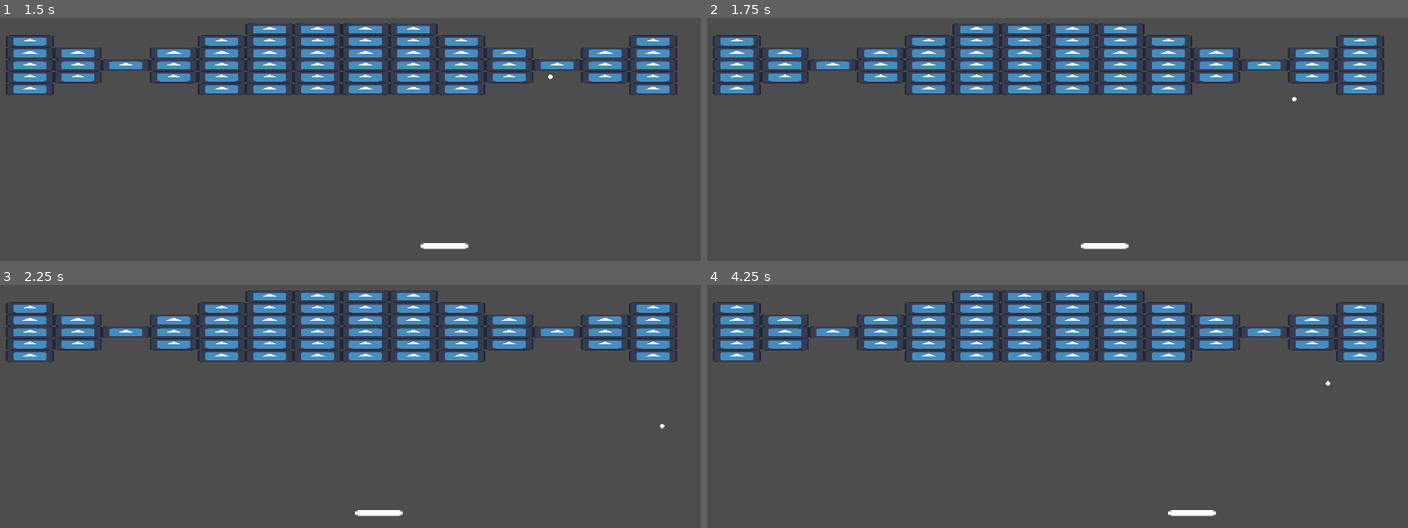
Above: before the commit, frames 1-4 (two rows, left to right).
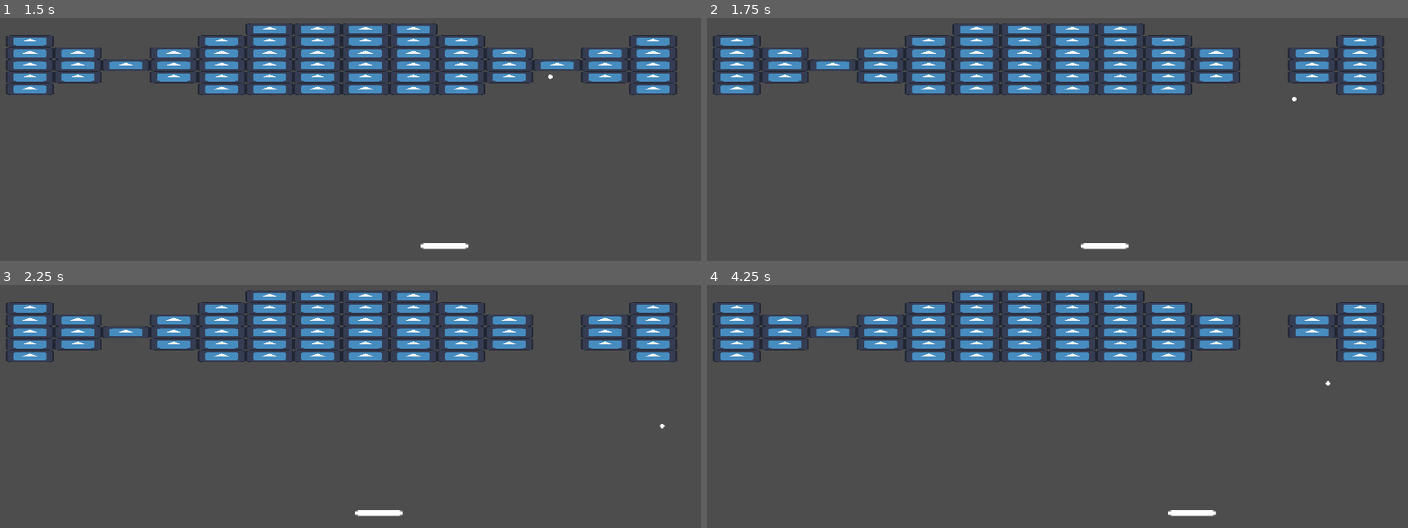
Above: after the commit, the same moments.

Repository: Fox-Alpha/BrickBreaker-MiniGame
Game: Godot game, scene res://scenes/game/main_game.tscn
Two runs of this game, one before a commit and one after it. Both use one fixed random seed, a clock stepped at 60 frames per second and the inputs below. The engine's default icon, where the game draws it, is replaced by a stand-in: a white triangle on a blue panel in a dark square.
Inputs:
- Up to frame 1 (1.5 s): tap Enter at 0.5 s; hold D (p1_right) 0.53-1.28 s; hold A (p1_left) from 1.28 s (still down)
- Up to frame 2 (1.75 s): keep holding A (p1_left)
- Up to frame 3 (2.25 s): tap Space at 2 s; release A (p1_left) at 2.03 s; hold D (p1_right) from 2.03 s (still down)
- Up to frame 4 (4.25 s): tap Enter at 2.75 s; tap Space at 3.5 s; release D (p1_right) at 3.53 s; hold A (p1_left) from 3.53 s (still down)

Frame 1 is identical in both runs. In frame 2, 0.2% of the frame differs, in the area x 76-83%, y 16-22%; in frame 3, 0.2%; in frame 4, 0.4%, in the area x 76-90%, y 16-27%.

Commit message:
Rem: Nicht benötigte Signale entfernt Add: Auflösen des Bricks bei Hit

Diff:
--- a/scenes/brick/brick.gd
+++ b/scenes/brick/brick.gd
@@ -11,28 +11,13 @@
 
 
 # Called every frame. 'delta' is the elapsed time since the previous frame.
-func _process(_delta: float) -> void:
-	pass
-
-
-func _on_brick_area_area_entered(area: Area2D) -> void:
-	print("_on_brick_area_area_shape_entered: ", area.name)
-	pass # Replace with function body.
-
-
-func _on_brick_area_area_shape_entered(_area_rid: RID, area: Area2D, _area_shape_index: int, _local_shape_index: int) -> void:
-	print("_on_brick_area_area_shape_entered: ", area.name)
-	pass # Replace with function body.
-
-
-func _on_brick_area_body_entered(body: Node2D) -> void:
-	#print("_on_brick_area_body_entered: ", body.name)
-	#HitByBall.emit()
-	pass # Replace with function body.
+#func _process(_delta: float) -> void:
+	#pass
 
 
 func _on_brick_area_body_shape_entered(_body_rid: RID, body: Node2D, _body_shape_index: int, _local_shape_index: int) -> void:
 	print("_on_brick_area_body_shape_entered: ", body.name)
+	HitByBall.emit()
 	pass # Replace with function body.
 
 
--- a/scenes/brick/brick.tscn
+++ b/scenes/brick/brick.tscn
@@ -28,7 +28,4 @@
 shape = SubResource("RectangleShape2D_k3dtg")
 debug_color = Color(0.6069139, 0.53630733, 0.19852418, 0.41960785)
 
-[connection signal="area_entered" from="BrickArea" to="." method="_on_brick_area_area_entered"]
-[connection signal="area_shape_entered" from="BrickArea" to="." method="_on_brick_area_area_shape_entered"]
-[connection signal="body_entered" from="BrickArea" to="." method="_on_brick_area_body_entered"]
 [connection signal="body_shape_entered" from="BrickArea" to="." method="_on_brick_area_body_shape_entered"]
